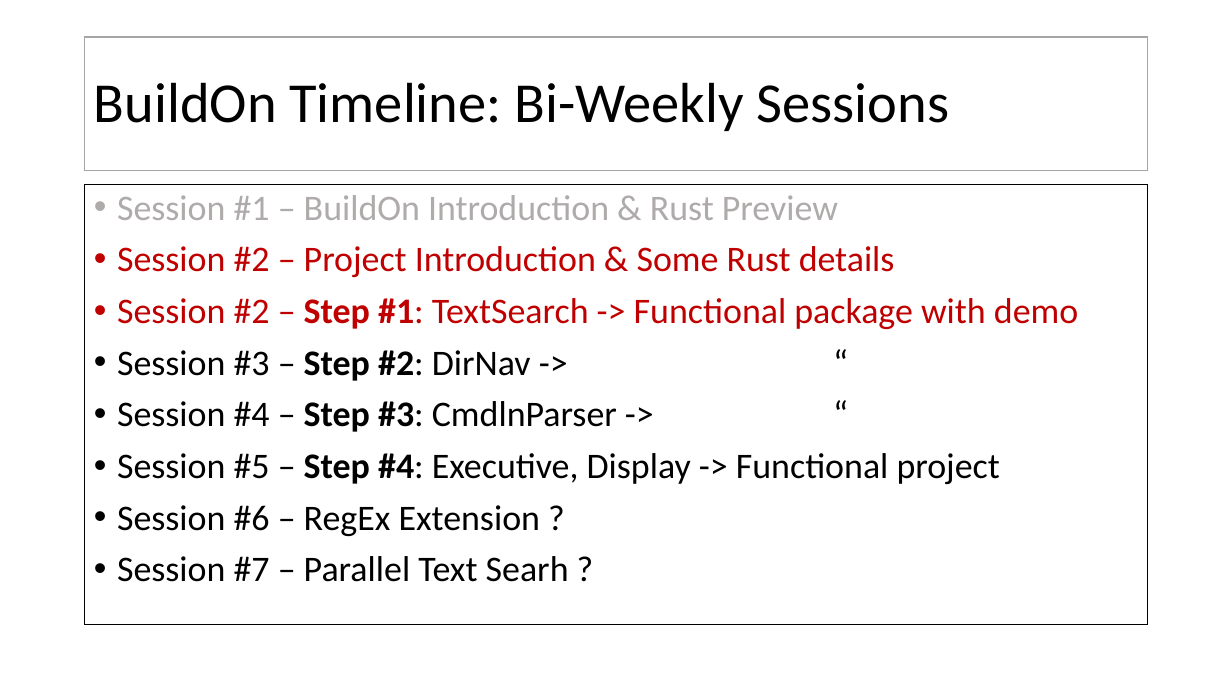
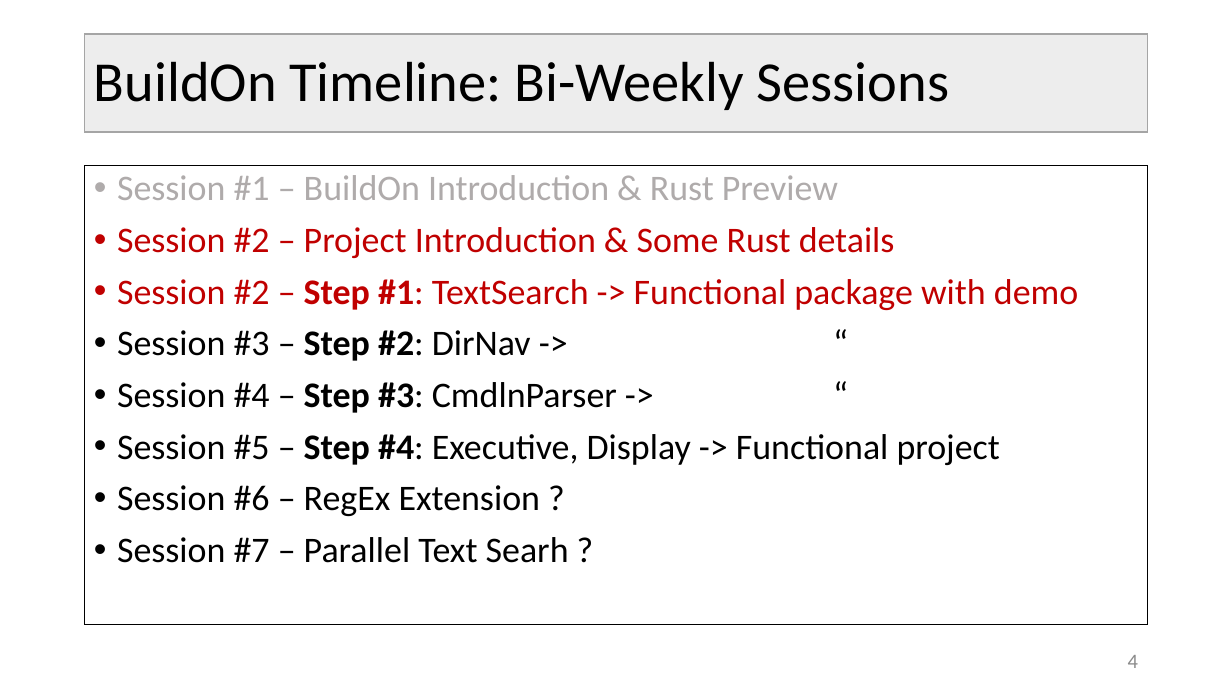
Before and after one commit to JimFawcett/BuildOn, a slide deck: slide 4 of Build-On-2.pptx. Drawn at 1232x693 pixels with LibreOffice and Linux fonts; fonts in the diff are those of the drawing. Boxes give left, top, right and bottom in pixels: in the first picture for what was removed or moved away, otherwise in the second. Text is boxed around its words. In the diff, an @@ line names an element or a change of style, - is before the commit and + after.

```diff
--- a/Build-On-2.pptx
+++ b/Build-On-2.pptx
@@ title "BuildOn Timeline: Bi-Weekly Sessions": place and size @@
-title "BuildOn Timeline: Bi-Weekly Sessions" at [85, 37, 1148, 171]
+title "BuildOn Timeline: Bi-Weekly Sessions" at [85, 34, 1148, 132]
@@ title "BuildOn Timeline: Bi-Weekly Sessions" at [85, 34, 1148, 132]: fill #FFFFFF to #EDEDED @@
@@ text "Session #1 – BuildOn Introduction ...": place and size @@
-text "Session #1 – BuildOn Introduction ..." at [85, 185, 1148, 625]
+text "Session #1 – BuildOn Introduction ..." at [85, 165, 1148, 625]
@@ page number added at [1128, 655, 1138, 668], 16 pt, text #8C8C8C @@
+4
```
Also in this commit, not shown: 9 other slides changed, 1 other file.
